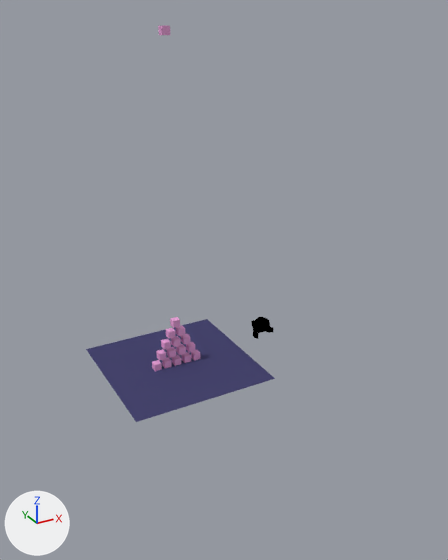
An edit to the Blender file media/testScene.blend, drawn before and after from the same camera.
One viewpoint serves both versions: a camera (50 mm lens) standing at (-61.2, -139.0, 91.9) and looking at (2.0, -24.1, 34.5). Lighting does not change. The marker at lower left points along +X, +Y and +Z.

Objects in the first picture: 'Monkey', 'Plane'.
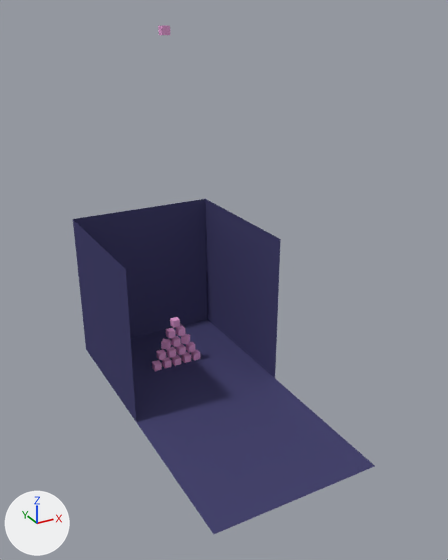
Changed parts and their boxes (x1, y1, x2, y2) in the pictures (448 x 560 px):
'Plane.002', added (blue): after (137, 379, 375, 534)
'Plane.004', added (blue): after (73, 199, 207, 338)
'Plane.001', added (blue): after (206, 199, 281, 378)
'Plane.003', added (blue): after (73, 220, 136, 421)
'Monkey', deleted: before (251, 317, 274, 339)

What changed in the scene script:
```text
Remove ob_monkey:
    ob_monkey = bpy.data.objects.new('Monkey', me_monkey)
    ob_monkey.location = (24.0, -6.0, 8.0)
    ob_monkey.rotation_euler = (1.484, 0.0, -1.571)  # degrees (85, 0, -90)
    ob_monkey.scale = (3.0, 3.0, 3.0)
Add ob_plane_001:
    ob_plane_001 = bpy.data.objects.new('Plane.001', me_plane)
    ob_plane_001.location = (20.0, 0.0, 20.0)
    ob_plane_001.rotation_euler = (0.0, -1.571, 0.0)  # degrees (0, -90, 0)
    ob_plane_001.scale = (20.0, 20.0, 20.0)
Add ob_plane_002:
    ob_plane_002 = bpy.data.objects.new('Plane.002', me_plane)
    ob_plane_002.location = (0.0, -40.0, 0.0)
    ob_plane_002.scale = (20.0, 20.0, 20.0)
Add ob_plane_003:
    ob_plane_003 = bpy.data.objects.new('Plane.003', me_plane)
    ob_plane_003.location = (-20.0, 0.0, 20.0)
    ob_plane_003.rotation_euler = (-3.142, -1.571, 0.0)  # degrees (-180, -90, 0)
    ob_plane_003.scale = (20.0, 20.0, 20.0)
Add ob_plane_004:
    ob_plane_004 = bpy.data.objects.new('Plane.004', me_plane)
    ob_plane_004.location = (0.0, 20.0, 20.0)
    ob_plane_004.rotation_euler = (1.571, -1.571, 0.0)  # degrees (90, -90, 0)
    ob_plane_004.scale = (20.0, 20.0, 20.0)
```
